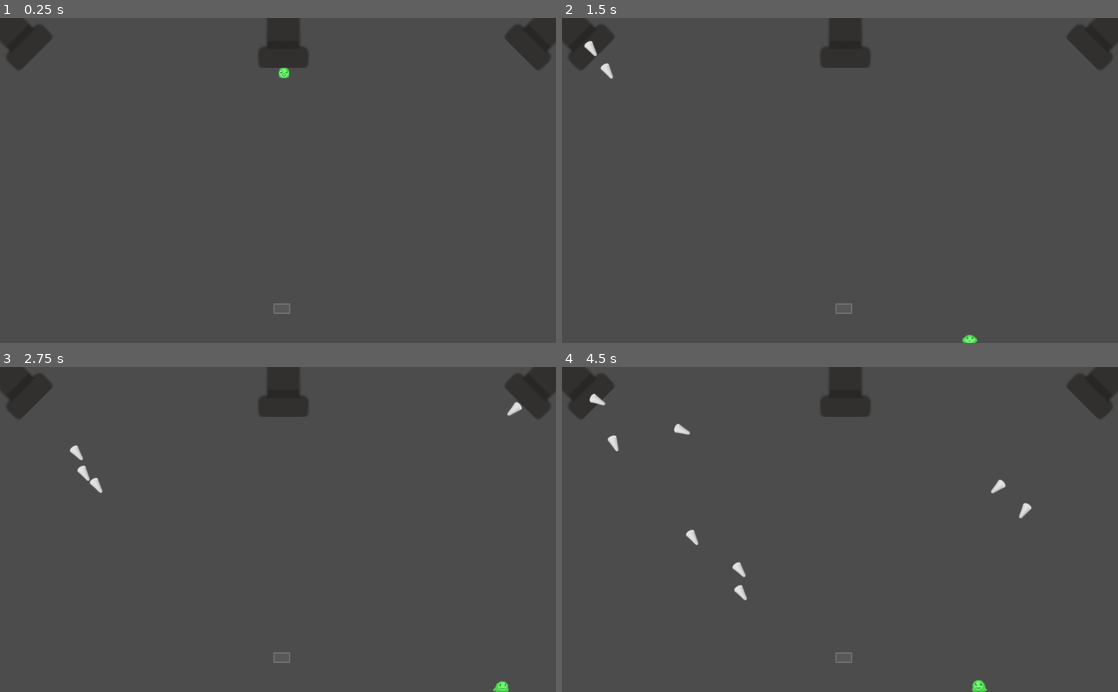
Above: before the commit, frames 1-4 (two rows, left to right).
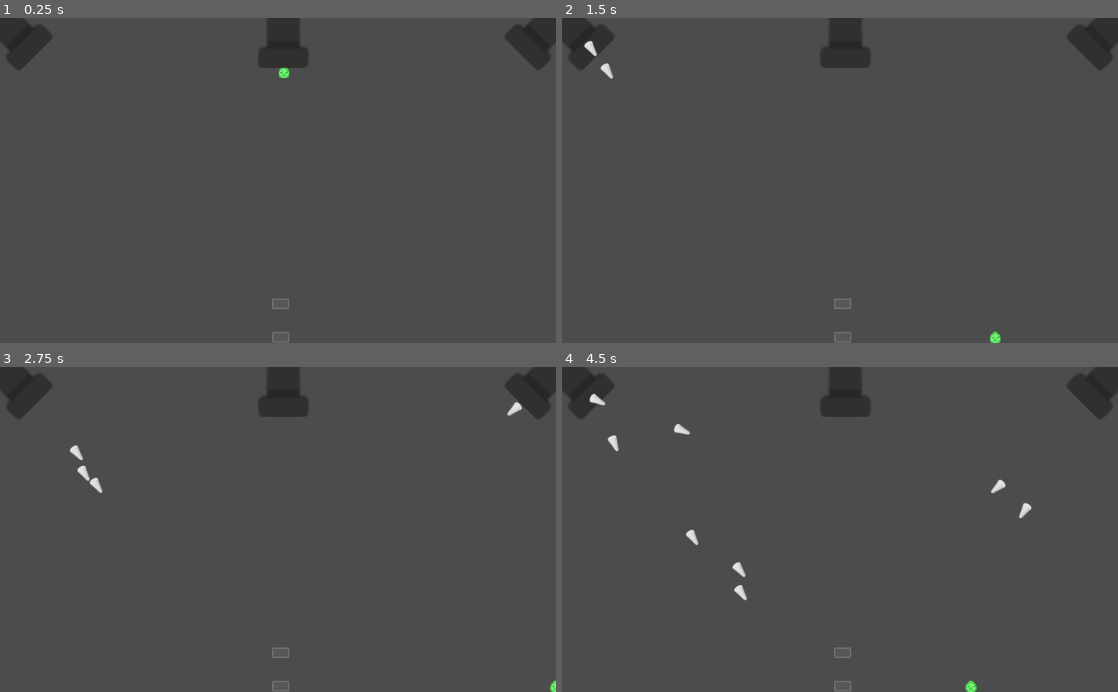
Above: after the commit, the same moments.

Repository: Aasherknight/Slimy
Game: Godot game, scene res://main.tscn
The game is run twice, just before and just after one commit, with the same random seed, the same clock (stepped at 60 frames per second) and the same inputs.
Inputs:
- Up to frame 1 (0.25 s): no input
- Up to frame 2 (1.5 s): hold Right (ui_right) 0.53-1.28 s; hold Down (ui_down) from 1.28 s (still down)
- Up to frame 3 (2.75 s): release Down (ui_down) at 2.03 s; hold Right (ui_right) from 2.03 s (still down)
- Up to frame 4 (4.5 s): release Right (ui_right) at 2.78 s; hold Up (ui_up) 2.78-3.53 s; hold Left (ui_left) from 3.53 s (still down)

The runs differ from the first frame. In frame 1, less than 0.1% of the frame differs, in the area x 49-53%, y 86-100%; in frame 2, 0.2%, in the area x 49-79%, y 86-100%; in frame 3, 0.2%; in frame 4, 0.2%.

Commit message:
some platform stuff

Diff:
--- a/Player.gd
+++ b/Player.gd
@@ -79,10 +79,6 @@
 			falling = true
 			jumping = false
 			$AnimatedSprite.animation = "falling"
-	#Temporary bottom, needs replaced for when collisions are applied
-	if(falling && position.y == screen_bot):
-		falling = false
-		velocity.y = 0
 
 	#check the timer on the Red Jelly
 	if(redTimer > 0):
@@ -115,3 +111,7 @@
 	position = pos
 	spawn = pos
 	show()
+
+func _on_Player_body_exited(body):
+	if(body is platform):
+		falling = true
--- a/Player.tscn
+++ b/Player.tscn
@@ -44,7 +44,7 @@
 points = PoolVector2Array( 5, -2.75, 3.25, -5.5, 0, -7.5, -3.75, -5.5, -5.5, -2.75, -6.5, 3.5, -4, 5, 4, 5, 5.5, 3.5 )
 _sections_unfolded = [ "Resource" ]
 
-[node name="Player" type="Area2D" index="0"]
+[node name="Player" type="Area2D"]
 
 position = Vector2( 0, 590 )
 scale = Vector2( 2.40704, 2.40704 )
@@ -81,3 +81,5 @@
 _sections_unfolded = [ "Transform", "Visibility" ]
 
 [connection signal="body_entered" from="." to="." method="_on_Player_body_entered"]
+
+[connection signal="body_exited" from="." to="." method="_on_Player_body_exited"]
--- a/Spikes.gd
+++ b/Spikes.gd
@@ -2,6 +2,8 @@
 
 export (int) var min_speed = 100  # Minimum speed range.
 export (int) var max_speed = 200 # Maximum speed range.
+
+const platform = preload("platform.gd")
 
 func _ready():
 	pass
--- a/Spikes.tscn
+++ b/Spikes.tscn
@@ -6,7 +6,7 @@
 [node name="RigidBody2D" type="RigidBody2D"]
 
 input_pickable = false
-collision_layer = 5
+collision_layer = 1
 collision_mask = 2
 mode = 0
 mass = 1.0
@@ -39,3 +39,5 @@
 build_mode = 0
 polygon = PoolVector2Array( -8.37085, -10.8952, -5.60922, -13.492, -0.853394, -14.3917, 4.56617, -13.6924, 8.6288, -10.3375, 0.894852, 13.9298, -1.85788, 16.6039, -4.17506, 13.4054 )
 _sections_unfolded = [ "Transform" ]
+
+[connection signal="body_entered" from="." to="." method="_on_RigidBody2D_body_entered"]
--- a/main.gd
+++ b/main.gd
@@ -29,7 +29,8 @@
 
 func new_game():
 	$Platform1.make_static()
-	$Platform1.show()
+	$Platform2.make_static()
+	$Platform2.scale.x = 10
 	lives = 3
 	score = 0
 	$Player.start($startPosition.position)
--- a/main.tscn
+++ b/main.tscn
@@ -7,7 +7,7 @@
 [ext_resource path="res://platform.tscn" type="PackedScene" id=5]
 [ext_resource path="res://platform.gd" type="Script" id=6]
 
-[node name="Node" type="Node"]
+[node name="Node" type="Node" index="0"]
 
 script = ExtResource( 1 )
 __meta__ = {
@@ -84,7 +84,13 @@
 
 [node name="Platform1" parent="." index="10" instance=ExtResource( 5 )]
 
-position = Vector2( 519.036, 536.543 )
+position = Vector2( 516.744, 527.535 )
+can_sleep = false
+script = ExtResource( 6 )
+
+[node name="Platform2" parent="." index="11" instance=ExtResource( 5 )]
+
+position = Vector2( 517.158, 589.34 )
 can_sleep = false
 script = ExtResource( 6 )
 
--- a/platform.tscn
+++ b/platform.tscn
@@ -19,7 +19,6 @@
 
 [node name="RigidBody2D" type="RigidBody2D"]
 
-position = Vector2( 99.9369, 59.5727 )
 input_pickable = false
 collision_layer = 5
 collision_mask = 4
@@ -47,6 +46,8 @@
 
 [node name="VisibilityNotifier2D" type="VisibilityNotifier2D" parent="." index="1"]
 
+position = Vector2( 0.0785308, 0 )
+scale = Vector2( 1.58713, 1 )
 rect = Rect2( -10, -10, 20, 20 )
 
 [node name="platformCollision" type="CollisionPolygon2D" parent="." index="2"]
@@ -54,8 +55,10 @@
 build_mode = 0
 polygon = PoolVector2Array( -16, -10, -16, 10, 16, 10, 16, 2.26219, 16, -10 )
 disabled = true
+_sections_unfolded = [ "Transform", "Z Index" ]
 
 [node name="hazardCollision" type="CollisionShape2D" parent="." index="3"]
 
+visible = false
 shape = SubResource( 2 )
 disabled = true
